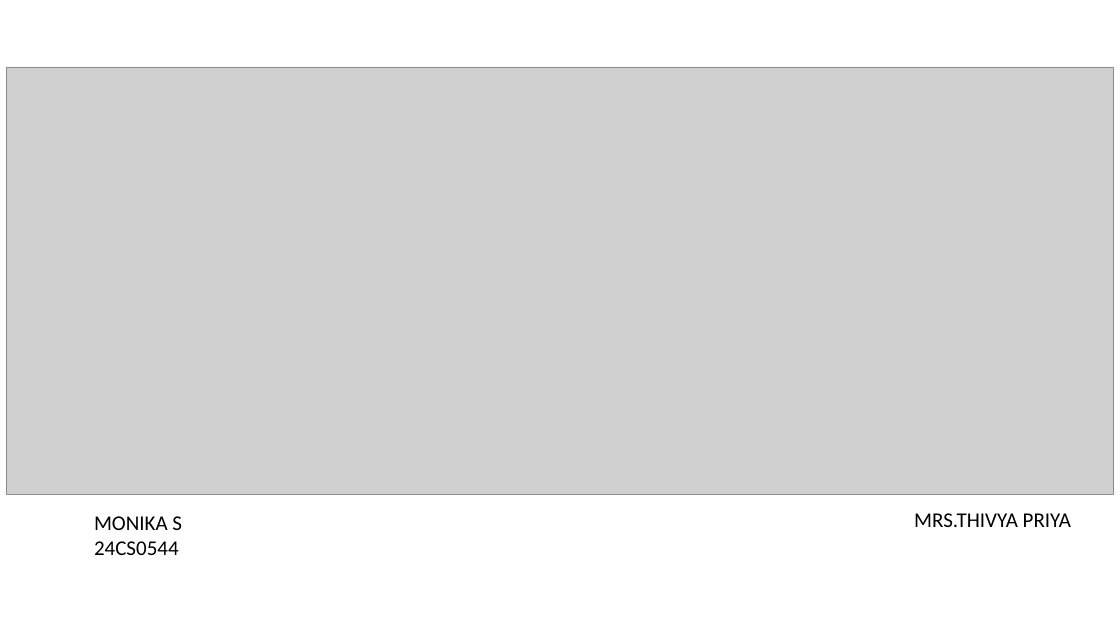
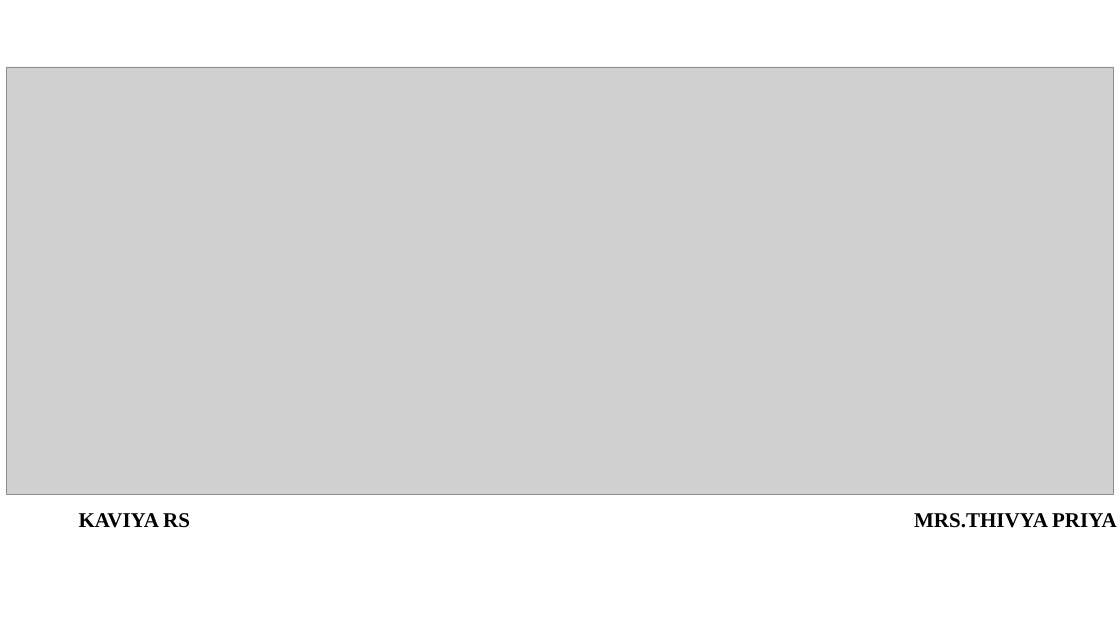
Before and after one commit to Kaviyars-cit/Cloud-Computing-Lab-Manual, a slide deck: slide 1 of exp 9.pptx. Drawn at 1120x630 pixels with LibreOffice and Linux fonts; fonts in the diff are those of the drawing; grey boxes stand for pictures. Boxes give left, top, right and bottom in pixels: in the first picture for what was removed or moved away, otherwise in the second. Text is boxed around its words. In the diff, an @@ line names an element or a change of style, - is before the commit and + after.

```diff
--- a/exp 9.pptx
+++ b/exp 9.pptx
@@ text "MRS.THIVYA PRIYA" at (914, 513, 1117, 528): font Calibri to Times New Roman, bold on @@
@@ text added at (79, 513, 190, 528), 18 pt, text #000000, bold @@
+KAVIYA RS
@@ text removed at (94, 516, 182, 555) @@
-MONIKA S
-24CS0544
```
